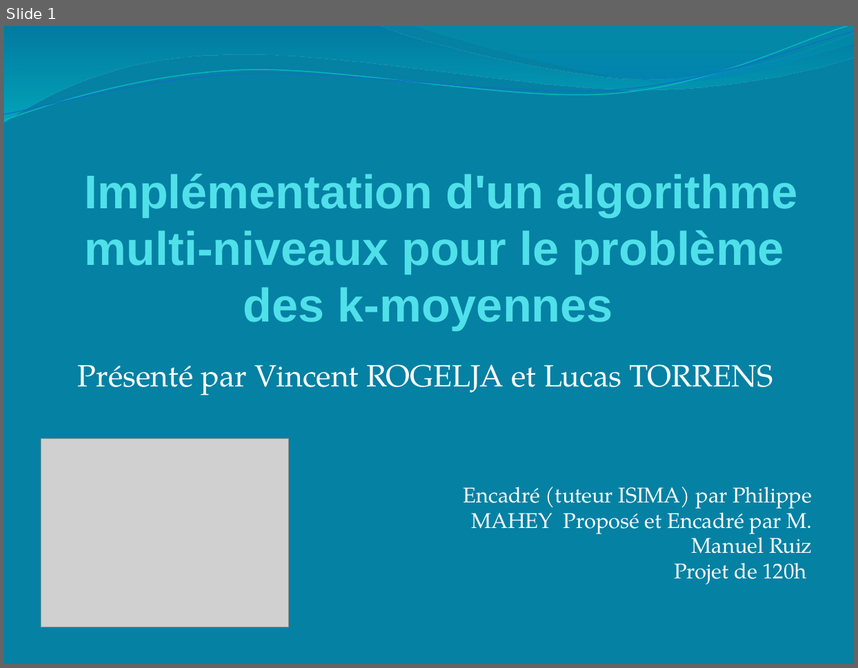
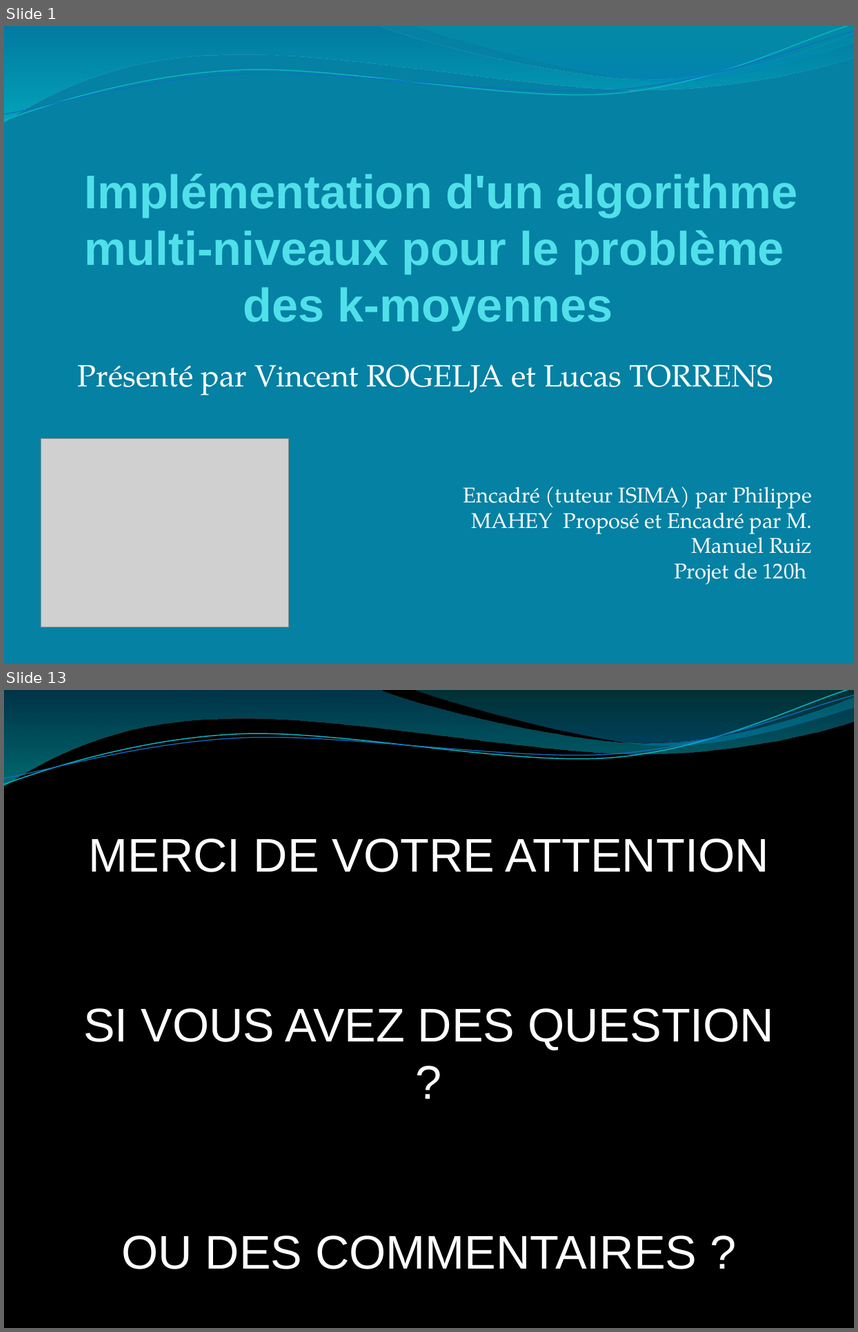
Before and after one commit to rogelja/Projet, a slide deck: PowerPoint/Présentation soutenance.pptx. Shown one above the other, each under a label of ours: slide 1 before the commit, slides 1 and 13 after it; the slides between them are not shown. The pictures are 858x668 and 858x1332 pixels, drawn with LibreOffice and Linux fonts; fonts in the diff are those of the drawing; grey boxes stand for pictures. Boxes give left, top, right and bottom in pixels: in the first picture for what was removed or moved away, otherwise in the second. Text is boxed around its words. In the diff, an @@ line names an element or a change of style, - is before the commit and + after.

```diff
--- a/PowerPoint/Présentation soutenance.pptx
+++ b/PowerPoint/Présentation soutenance.pptx
@@ slide 13 added at [4, 690, 854, 1328], background #000000; not listed: 4 template elements that a slide beside it also shows @@
@@ text added at [83, 838, 774, 1269], 40 pt, text #FFFFFF @@
+MERCI DE VOTRE ATTENTION
+SI VOUS AVEZ DES QUESTION ?
+OU DES COMMENTAIRES ?
```
Also in this commit, not shown: 6 slides changed, 5 other slides added, 2 slides removed, 5 other files.
